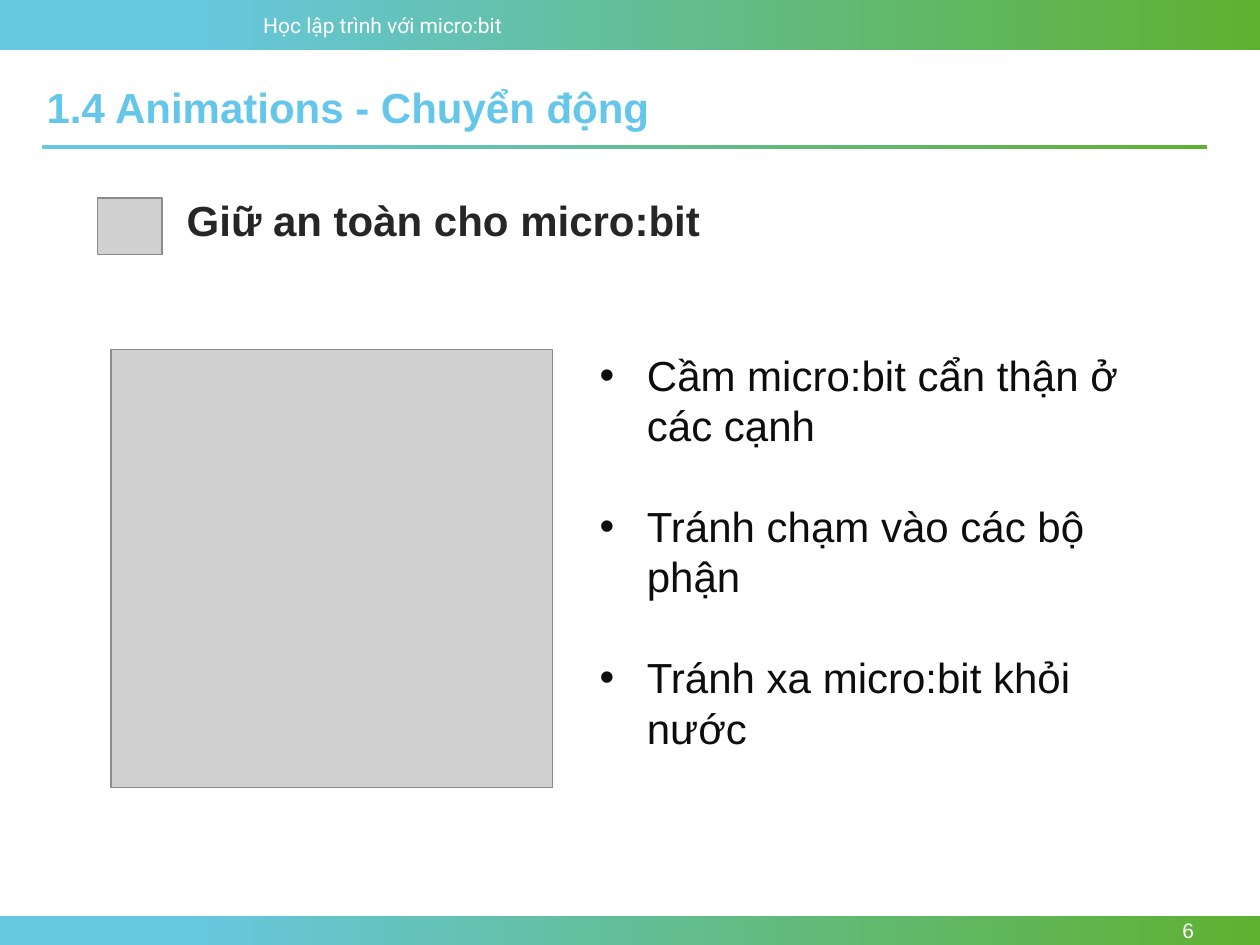
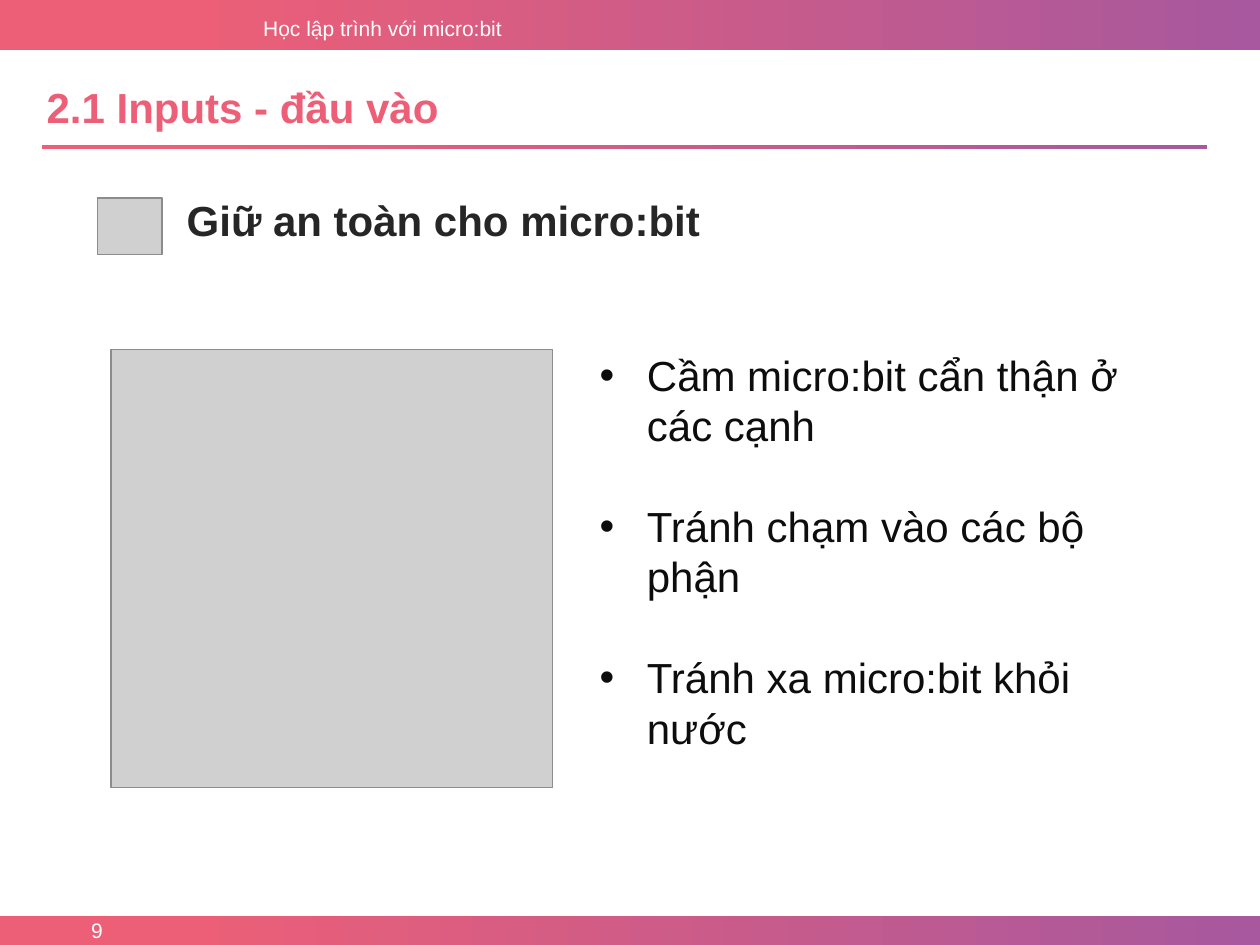
Before and after one commit to nhannn87dn/Learn-microbit, a slide deck: slide 9 of Lessions/Bai-02-Inputs-and-Variables/2.Bai-02-Inputs-and-Variables-p1.pptx (slide 6 before the commit). Drawn at 1260x945 pixels with LibreOffice and Linux fonts; fonts in the diff are those of the drawing; grey boxes stand for pictures; background and template pictures are left out. Boxes give left, top, right and bottom in pixels: in the first picture for what was removed or moved away, otherwise in the second. Text is boxed around its words. In the diff, an @@ line names an element or a change of style, - is before the commit and + after.

```diff
--- a/Lessions/Bai-02-Inputs-and-Variables/2.Bai-02-Inputs-and-Variables-p1.pptx
+++ b/Lessions/Bai-02-Inputs-and-Variables/2.Bai-02-Inputs-and-Variables-p1.pptx
@@ text "Học lập trình với micro:bit" at bbox=[263, 20, 502, 41]: font Roboto to Arial @@
@@ text at bbox=[47, 90, 438, 131]: text changed; text colour #64C7E9 to #EC5F77 @@
-1.4 Animations - Chuyển động
+2.1 Inputs - đầu vào
@@ fill gradient #67C7DF to #5EB130 to gradient #EC5F77 to #A8589E in 3 elements at bbox=[0, 0, 1260, 50], bbox=[0, 916, 1260, 945], bbox=[42, 145, 1207, 149] @@
@@ page number added at bbox=[91, 923, 103, 938], 12 pt, text #FFFFFF @@
+9
@@ page number removed at bbox=[1182, 923, 1194, 938] @@
-6
```
Also in this commit, not shown: 2 other slides changed, 6 slides added, 2 slides removed, 3 other files.
